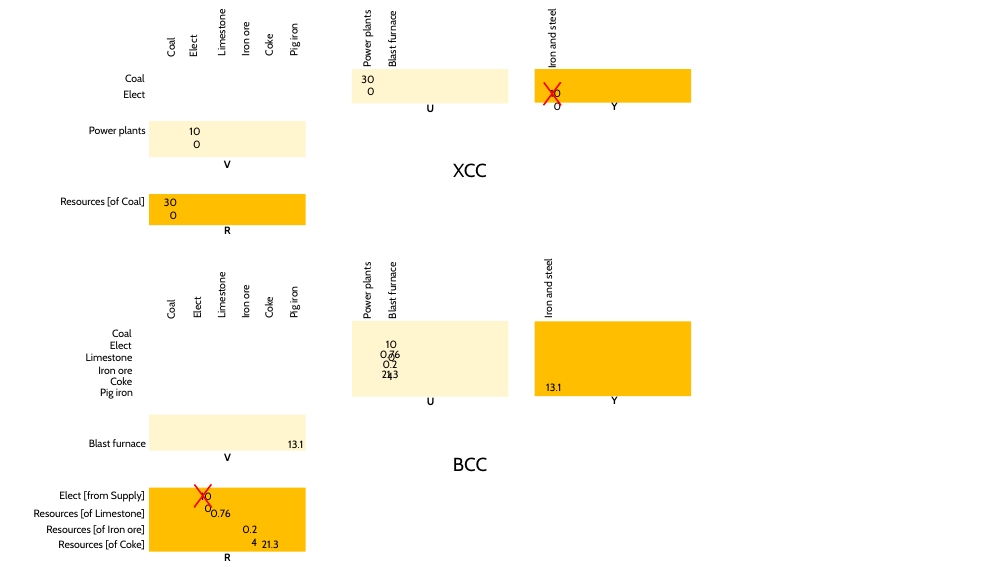
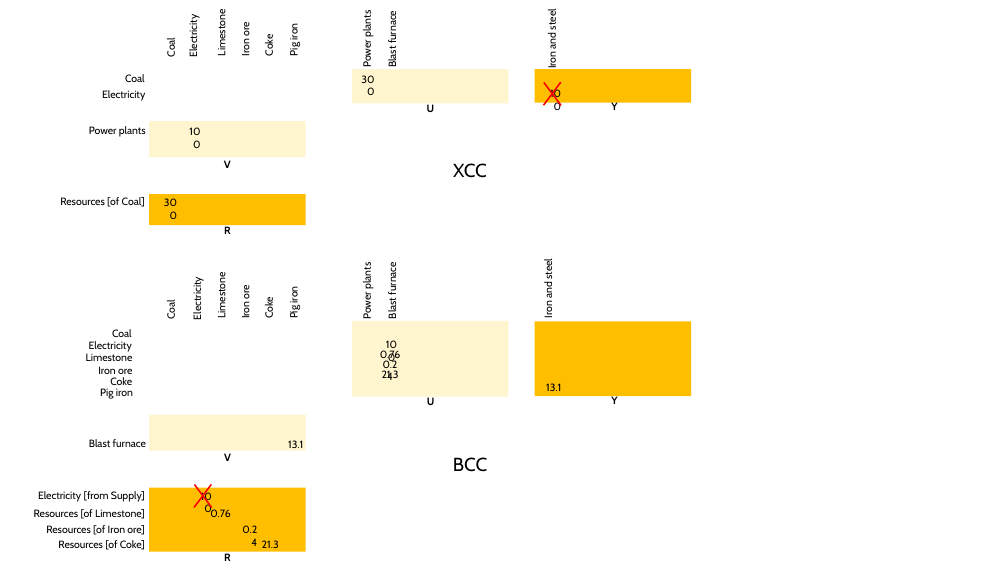
Before and after one commit to MatthewHeun/MaterialExergyPaper2025, a slide deck: slide 2 of images/BXCC_figs.pptx. Drawn at 1008x567 pixels with LibreOffice and Linux fonts; fonts in the diff are those of the drawing. Boxes give left, top, right and bottom in pixels: in the first picture for what was removed or moved away, otherwise in the second. Text is boxed around its words. In the diff, an @@ line names an element or a change of style, - is before the commit and + after.

```diff
--- a/images/BXCC_figs.pptx
+++ b/images/BXCC_figs.pptx
@@ text at bbox=[187, 18, 200, 56]: text changed @@
-Elect
+Electricity
@@ text at bbox=[102, 90, 145, 101]: text changed @@
-Elect
+Electricity
@@ text at bbox=[191, 281, 204, 319]: text changed @@
-Elect
+Electricity
@@ text at bbox=[89, 341, 132, 352]: text changed @@
-Elect
+Electricity
@@ text at bbox=[38, 491, 145, 502]: text changed @@
-Elect [from Supply]
+Electricity [from Supply]
```
Also in this commit, not shown: 3 other slides changed, 5 other files.
